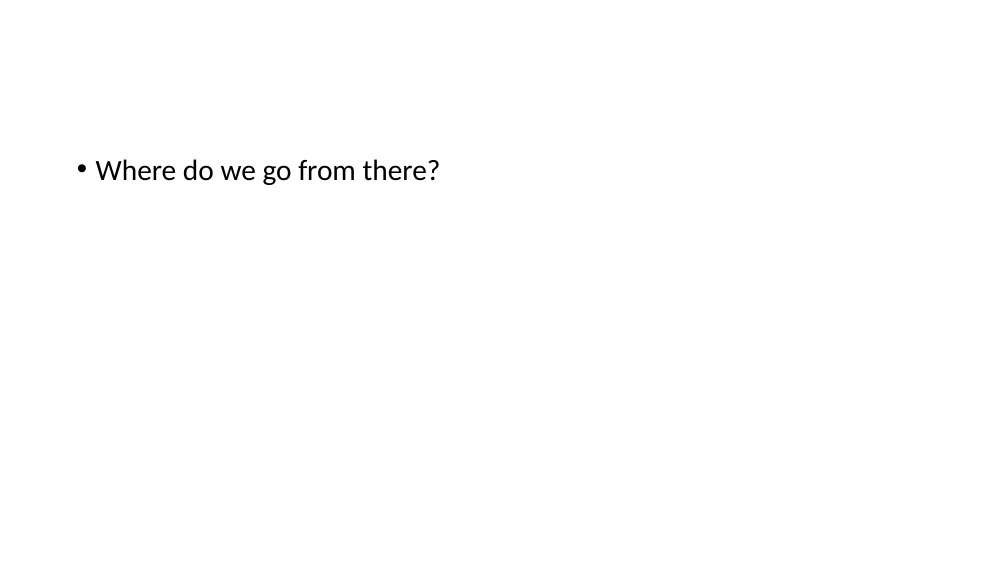
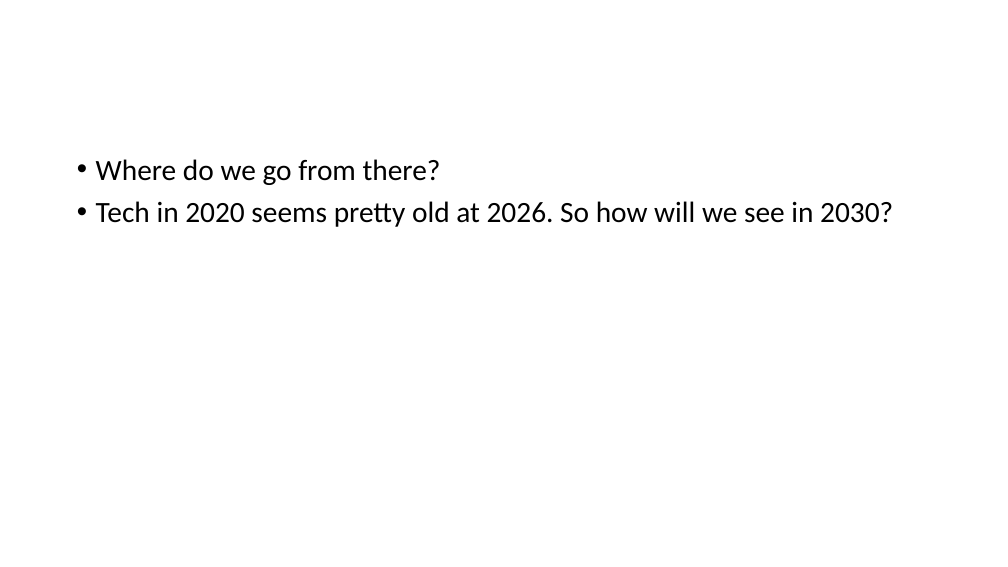
Before and after one commit to wx2123/WSDS-2026-OH, a slide deck: slide 13 of 2026 WSDS - Wujian Xue.pptx. Drawn at 1008x567 pixels with LibreOffice and Linux fonts; fonts in the diff are those of the drawing. Boxes give left, top, right and bottom in pixels: in the first picture for what was removed or moved away, otherwise in the second. Text is boxed around its words. In the diff, an @@ line names an element or a change of style, - is before the commit and + after.

```diff
--- a/2026 WSDS - Wujian Xue.pptx
+++ b/2026 WSDS - Wujian Xue.pptx
@@ text at [96,201,893,227]: paragraph added @@
+• Tech in 2020 seems pretty old at 2026. So how will we see in 2030?
```
Also in this commit, not shown: 8 other slides changed.
